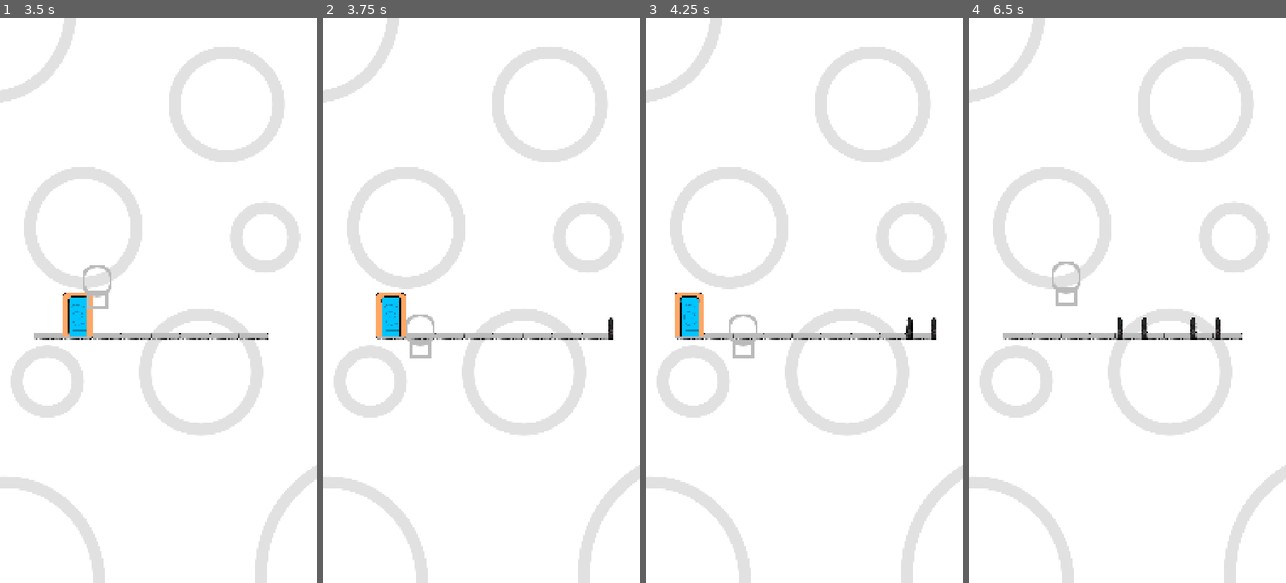
Above: before the commit, frames 1-4 (left to right).
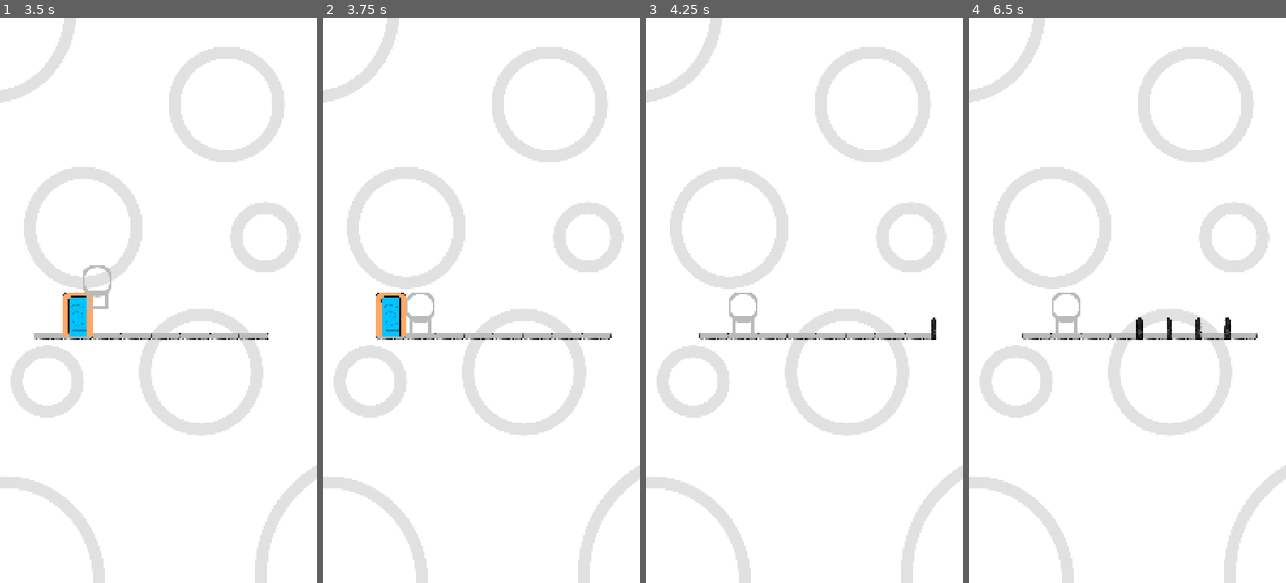
Above: after the commit, the same moments.

Repository: ocastrm/Projet_solo_1
Game: Godot game, scene res://Scene/monde.tscn
Two runs of this game, one before a commit and one after it. Both use one fixed random seed, a clock stepped at 60 frames per second and the inputs below.
Inputs:
- Up to frame 1 (3.5 s): tap Enter at 0.5, 2 s; tap Space (Saut) at 0.77, 1.25, 1.52, 2.75, 3.02 s
- Up to frame 2 (3.75 s): no input
- Up to frame 3 (4.25 s): tap Space (Saut) at 3.77 s
- Up to frame 4 (6.5 s): tap Space (Saut) at 4.52, 6.02 s

Frame 1 is identical in both runs. In frame 2, 0.5% of the frame differs, in the area x 26-92%, y 48-61%; in frame 3, 1.4%, in the area x 9-85%, y 48-61%; in frame 4, 1.3%.

Commit message:
Le bug est réglé git add *git add *

Diff:
--- a/Scene/Niveau/Element_de_niveau/Obstacles/script/muret.gd
+++ b/Scene/Niveau/Element_de_niveau/Obstacles/script/muret.gd
@@ -1,11 +1,16 @@
 extends Area2D
 var taille = 100
+var cible_x
 @onready var vitesse = get_parent().bpm / 12
 
 
 func _physics_process(delta: float) -> void:
-	if get_parent().find_child("Timer_attente_plateforme").is_stopped() and get_parent().demarrer == true :
+	if !get_parent().find_child("Timer_mouvement_plateforme").is_stopped() and get_parent().demarrer == true :
 		avancer(delta)
+		if position.x < cible_x :
+			position.x = cible_x
+	else :
+		cible_x = position.x - 100
 
 func avancer(delta: float):
 	position.x -= taille * delta * vitesse
--- a/Scene/Niveau/Element_de_niveau/Script/plateforme.gd
+++ b/Scene/Niveau/Element_de_niveau/Script/plateforme.gd
@@ -1,11 +1,16 @@
 extends CharacterBody2D
 var taille = 100
-@onready var vitesse = 10
+var cible_x
+@onready var vitesse = get_parent().bpm / 12
 
 
 func _physics_process(delta: float) -> void:
-	if get_parent().find_child("Timer_attente_plateforme").is_stopped() and get_parent().demarrer == true :
+	if !get_parent().find_child("Timer_mouvement_plateforme").is_stopped() and get_parent().demarrer == true :
 		avancer(delta)
+		if position.x < cible_x :
+			position.x = cible_x
+	else :
+		cible_x = position.x - 100
 
 func avancer(delta: float):
 	position.x -= taille * delta * vitesse
--- a/Scene/Niveau/Script/niveau.gd
+++ b/Scene/Niveau/Script/niveau.gd
@@ -3,7 +3,7 @@
 @export var porte_scene :PackedScene
 @export var muret_scene :PackedScene
 var demarrer = false
-@export var vague = 25
+@export var vague = 100
 @export var bpm = 120
 var vague_passe = 0
 
@@ -15,10 +15,8 @@
 
 func debut_jeux():
 	$Joueur.position = $Position_joueur.position
-	$Timer_apparition_plateforme.wait_time = 0.5
-	$Timer_attente_plateforme.wait_time = 0.4
-	$Timer_attente_plateforme.stop()
-	$Timer_apparition_plateforme.stop()
+	$Timer_mouvement_plateforme.wait_time = 60.0 / float(bpm) * 0.2
+	$Timer_attente_plateforme.wait_time = 60.0 / float(bpm) * 0.8
 	for i in range(8):
 		generer_plateforme(Vector2($Position_plateforme.global_position.x - i * 100,$Position_plateforme.global_position.y))
 		$Start_timer.start()
@@ -26,12 +24,12 @@
 
 func init_niveau():
 	demarrer = true
-	$Timer_apparition_plateforme.start()
 	$Timer_attente_plateforme.start()
+	#$Musique.play()
 
 func fin_niveau():
 	demarrer = false
-	call_deferred("recommencer_niveau")
+	recommencer_niveau()
 
 func generer_plateforme(Position):
 	var plateforme :CharacterBody2D = plateforme_scene.instantiate()
@@ -50,7 +48,6 @@
 
 func verifier_action():
 	for i in $Joueur.prochaines_actions :
-		print(i)
 		if i == "sauter" :
 			$Joueur.temps = 0
 			$Joueur.saut = true
@@ -68,7 +65,7 @@
 	get_tree().call_deferred("reload_current_scene")
 
 
-func _on_timer_apparition_plateforme_timeout() -> void:
+func _on_timer_mouvement_plateforme_timeout() -> void:
 	if vague_passe < vague :
 		generer_plateforme($Position_plateforme.global_position)
 		verifier_apparition_muret()
@@ -85,11 +82,12 @@
 	init_niveau()
 func _on_timer_attente_plateforme_timeout() -> void:
 	verifier_action()
+	$Timer_mouvement_plateforme.start()
 
 func _on_area_2d_body_entered(body: Node2D) -> void:
-	await $Timer_apparition_plateforme.timeout
+	await $Timer_mouvement_plateforme.timeout
 	body.queue_free()
 
 func _on_area_2d_area_entered(area: Area2D) -> void:
-	await $Timer_apparition_plateforme.timeout
+	await $Timer_mouvement_plateforme.timeout
 	area.queue_free()
--- a/Scene/Niveau/niveau_1.tscn
+++ b/Scene/Niveau/niveau_1.tscn
@@ -1,22 +1,30 @@
-[gd_scene load_steps=7 format=3 uid="uid://u7ettx1nfbjl"]
+[gd_scene load_steps=9 format=3 uid="uid://u7ettx1nfbjl"]
 
 [ext_resource type="PackedScene" uid="uid://dcf6mhl2mubir" path="res://Scene/joueur.tscn" id="1_gjrnc"]
 [ext_resource type="Script" uid="uid://8rg06v4t8pm6" path="res://Scene/Niveau/Script/niveau.gd" id="1_j62dv"]
 [ext_resource type="PackedScene" uid="uid://bqfw3qfm5y6kb" path="res://Scene/Niveau/Element_de_niveau/plateforme.tscn" id="2_m1cyu"]
 [ext_resource type="PackedScene" uid="uid://ber0bvccjpa3y" path="res://Scene/Niveau/Element_de_niveau/porte.tscn" id="3_dx10x"]
+[ext_resource type="PackedScene" uid="uid://c5ld65k4ylcnw" path="res://Scene/Niveau/Element_de_niveau/Obstacles/muret.tscn" id="4_f4tk7"]
+[ext_resource type="AudioStream" uid="uid://ca7wrkm2fw1ms" path="res://Asset/Musique/120_bpm/all-the-time.mp3" id="5_vwovo"]
 
 [sub_resource type="RectangleShape2D" id="RectangleShape2D_m1cyu"]
 size = Vector2(129, 20)
 
 [sub_resource type="PlaceholderTexture2D" id="PlaceholderTexture2D_gjrnc"]
 
-[node name="Niveau 1" type="Node2D"]
+[node name="Niveau1" type="Node2D"]
 script = ExtResource("1_j62dv")
 plateforme_scene = ExtResource("2_m1cyu")
 porte_scene = ExtResource("3_dx10x")
+muret_scene = ExtResource("4_f4tk7")
 
-[node name="Timer_apparition_plateforme" type="Timer" parent="."]
-wait_time = 0.5
+[node name="Musique" type="AudioStreamPlayer" parent="."]
+stream = ExtResource("5_vwovo")
+parameters/looping = true
+
+[node name="Timer_mouvement_plateforme" type="Timer" parent="."]
+wait_time = 0.1
+one_shot = true
 
 [node name="Timer_attente_plateforme" type="Timer" parent="."]
 wait_time = 0.4
@@ -60,7 +68,7 @@
 texture_filter = 1
 scale = Vector2(2, 2)
 
-[connection signal="timeout" from="Timer_apparition_plateforme" to="." method="_on_timer_apparition_plateforme_timeout"]
+[connection signal="timeout" from="Timer_mouvement_plateforme" to="." method="_on_timer_mouvement_plateforme_timeout"]
 [connection signal="timeout" from="Timer_attente_plateforme" to="." method="_on_timer_attente_plateforme_timeout"]
 [connection signal="timeout" from="Start_timer" to="." method="_on_start_timer_timeout"]
 [connection signal="area_entered" from="Area2D" to="." method="_on_area_2d_area_entered"]
--- a/Scene/Script/joueur.gd
+++ b/Scene/Script/joueur.gd
@@ -6,8 +6,9 @@
 
 func _physics_process(delta: float) -> void:
 	if saut == true :
-		if temps < 1 :
-			temps += delta * get_parent().bpm / 12
+		temps += delta * get_parent().bpm / 12
+		if temps > 1 :
+			temps = 1
 		sauter_frame(temps)
 
 func _input(_event: InputEvent) -> void:
--- /dev/null
+++ b/Scene/Script/monde.gd
@@ -0,0 +1,2 @@
+extends Node2D
+@export var Niveau1 : PackedScene
--- a/Scene/monde.tscn
+++ b/Scene/monde.tscn
@@ -1,17 +1,18 @@
 [gd_scene load_steps=5 format=3 uid="uid://v0edqos2dlln"]
 
+[ext_resource type="Script" uid="uid://cworsen0sqoyp" path="res://Scene/Script/monde.gd" id="1_2crva"]
 [ext_resource type="Texture2D" uid="uid://blth40doslwrk" path="res://Asset/Eléments/Fondecran_v.01.png" id="1_gv6ta"]
 [ext_resource type="PackedScene" uid="uid://u7ettx1nfbjl" path="res://Scene/Niveau/niveau_1.tscn" id="1_r8qe0"]
 [ext_resource type="PackedScene" uid="uid://bjp4x6vl5boep" path="res://Scene/iu.tscn" id="2_gv6ta"]
-[ext_resource type="PackedScene" uid="uid://c5ld65k4ylcnw" path="res://Scene/Niveau/Element_de_niveau/Obstacles/muret.tscn" id="3_8e8qk"]
 
 [node name="Monde" type="Node2D"]
+script = ExtResource("1_2crva")
+Niveau1 = ExtResource("1_r8qe0")
 
 [node name="Fond" type="Sprite2D" parent="."]
 position = Vector2(540, 960)
 texture = ExtResource("1_gv6ta")
 
-[node name="Niveau 1" parent="." instance=ExtResource("1_r8qe0")]
-muret_scene = ExtResource("3_8e8qk")
+[node name="Niveau1" parent="." instance=ExtResource("1_r8qe0")]
 
 [node name="IU" parent="." instance=ExtResource("2_gv6ta")]
Not shown, added: Scene/Script/monde.gd.uid
